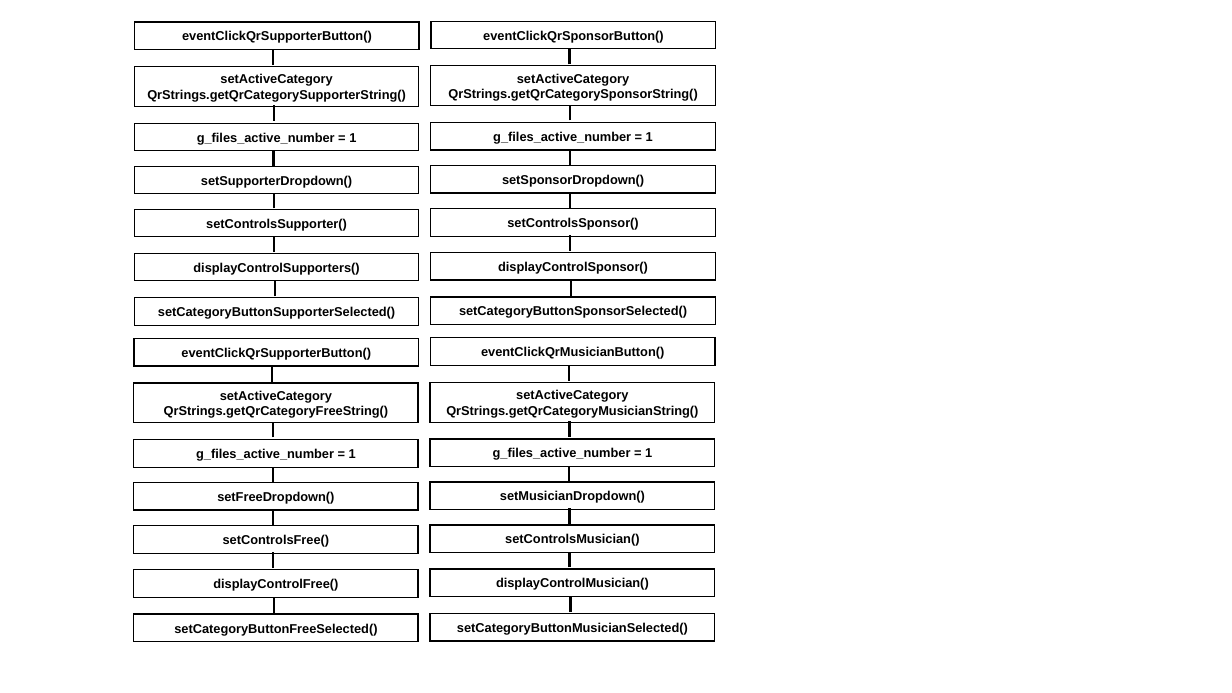
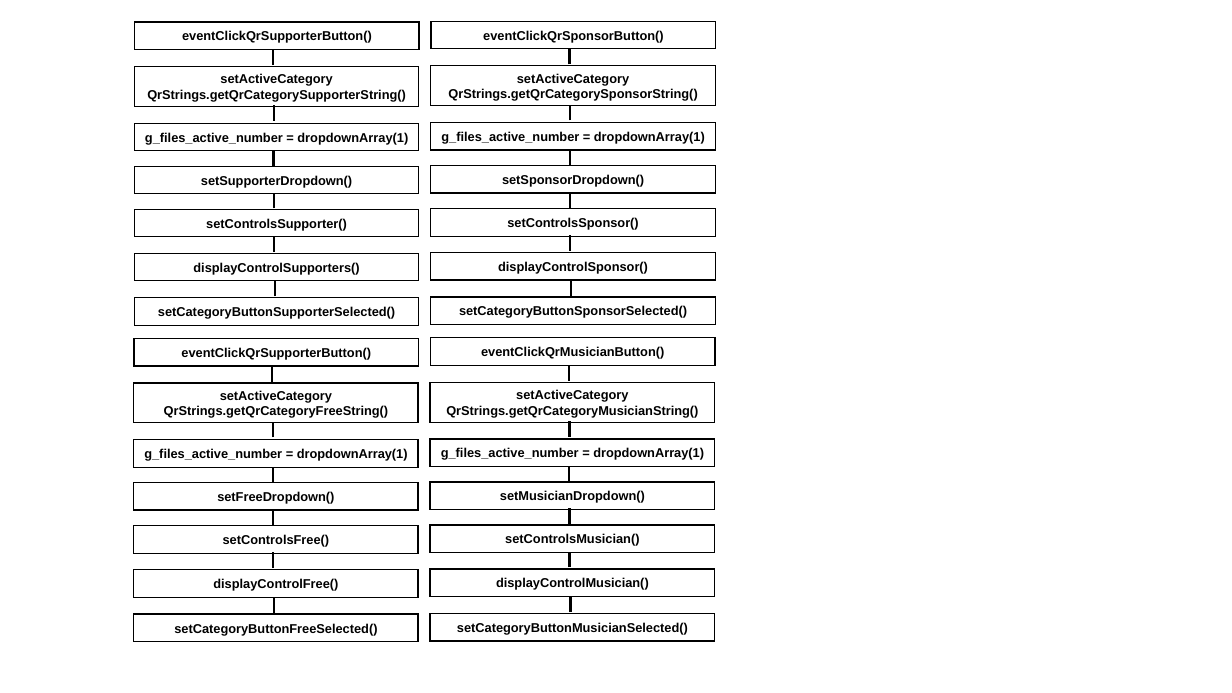
Before and after one commit to JazzLiveAarau/WwwQrCode, a slide deck: slide 7 of Descriptions/WwwQrCodeImages.pptx (slide 4 before the commit). Drawn at 1232x693 pixels with LibreOffice and Linux fonts; fonts in the diff are those of the drawing. Boxes give left, top, right and bottom in pixels: in the first picture for what was removed or moved away, otherwise in the second. Text is boxed around its words. In the diff, an @@ line names an element or a change of style, - is before the commit and + after.

```diff
--- a/Descriptions/WwwQrCodeImages.pptx
+++ b/Descriptions/WwwQrCodeImages.pptx
@@ text in rectangle at (x1=145, y1=132, x2=408, y2=145): text changed @@
-g_files_active_number = 1
+g_files_active_number = dropdownArray(1)
@@ text in rectangle at (x1=441, y1=131, x2=705, y2=144): text changed @@
-g_files_active_number = 1
+g_files_active_number = dropdownArray(1)
@@ text in rectangle at (x1=144, y1=448, x2=408, y2=461): text changed @@
-g_files_active_number = 1
+g_files_active_number = dropdownArray(1)
@@ text in rectangle at (x1=441, y1=447, x2=704, y2=460): text changed @@
-g_files_active_number = 1
+g_files_active_number = dropdownArray(1)
```
Also in this commit, not shown: 4 slides added, 1 slide removed, 8 other files.
